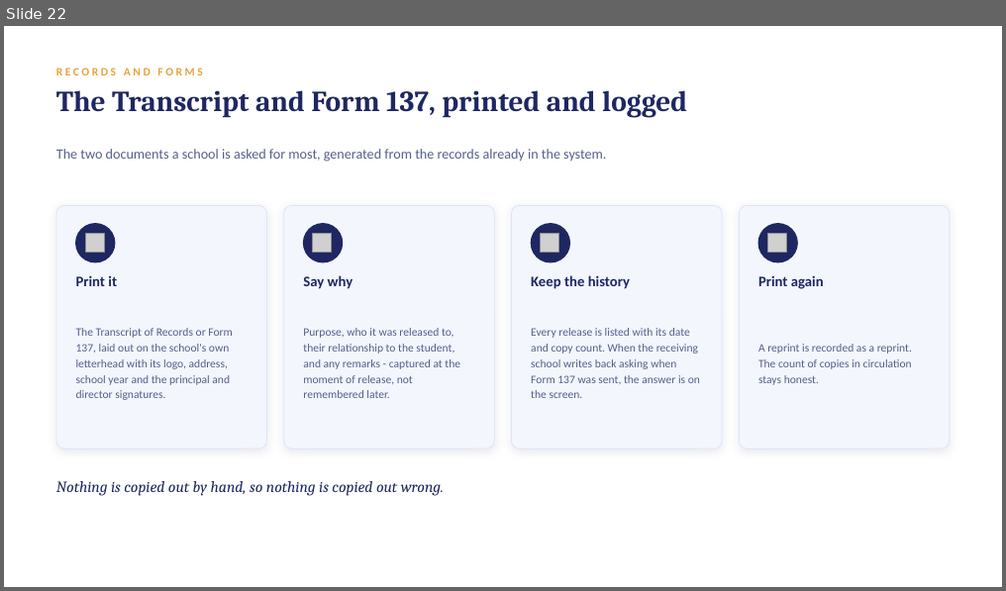
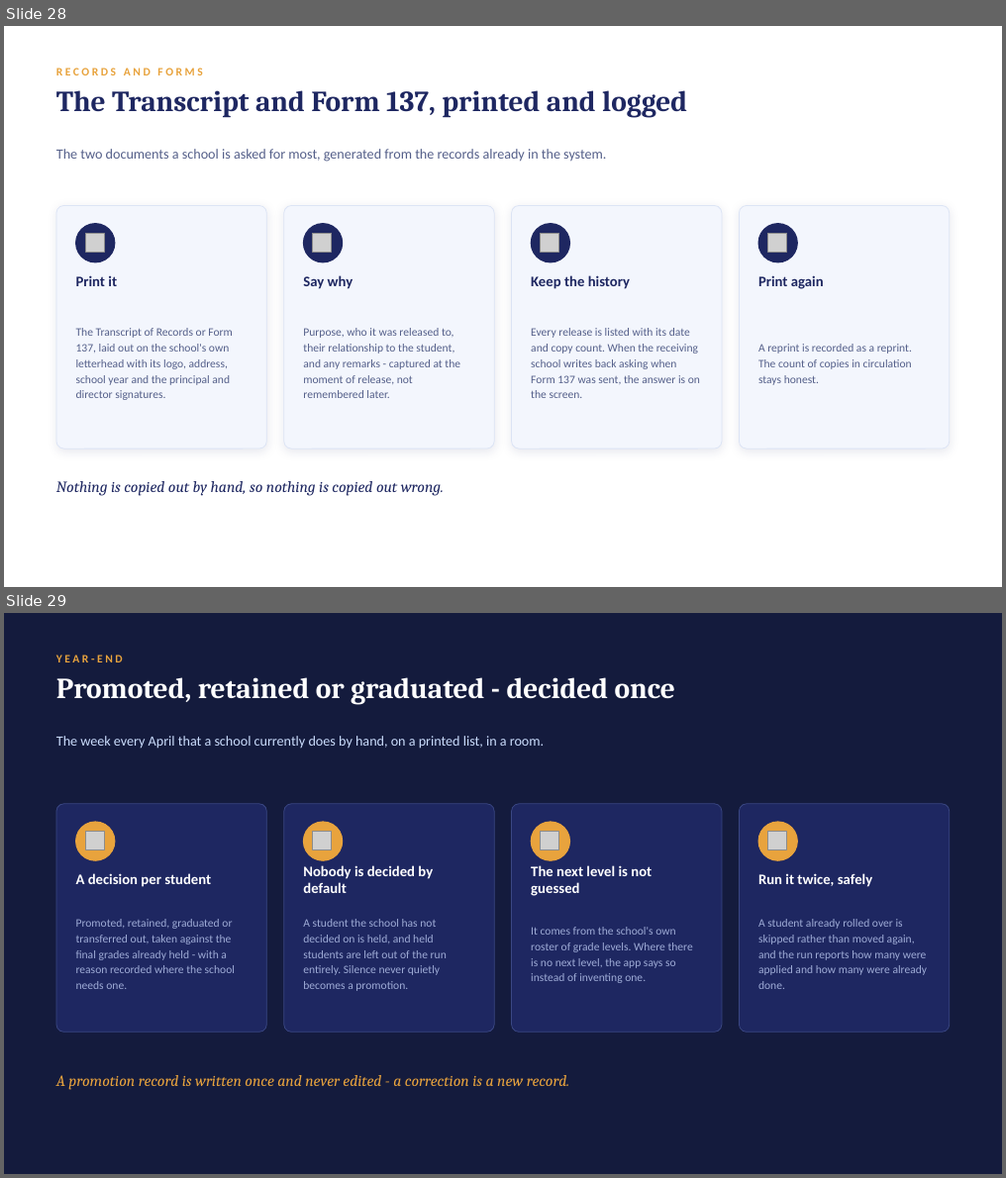
Before and after one commit to jcem0615-rgb/School-saas, a slide deck: marketing/LogicClass-Demo.pptx. Shown one above the other, each under a label of ours: slide 22 before the commit, slides 28 and 29 after it. The pictures are 1006x591 and 1006x1178 pixels, drawn with LibreOffice and Linux fonts; fonts in the diff are those of the drawing; grey boxes stand for pictures. Boxes give left, top, right and bottom in pixels: in the first picture for what was removed or moved away, otherwise in the second. Text is boxed around its words. In the diff, an @@ line names an element or a change of style, - is before the commit and + after.

```diff
--- a/marketing/LogicClass-Demo.pptx
+++ b/marketing/LogicClass-Demo.pptx
@@ slide 29 added at box(4, 613, 1002, 1174), background #141B3D @@
@@ text added at box(56, 655, 123, 663), 11 pt, text #E8A33D, bold @@
+YEAR-END
@@ text added at box(56, 677, 675, 705), 28 pt, text #FFFFFF, bold @@
+Promoted, retained or graduated - decided once
@@ text added at box(56, 736, 544, 749), 13.5 pt, text #CADCFC @@
+The week every April that a school currently does by hand, on a printed list, in a room.
@@ rounded rectangle added at box(56, 804, 266, 1032), fill #1E2761, outline #3A4783 0.75 pt @@
@@ rounded rectangle added at box(284, 804, 494, 1032), fill #1E2761, outline #3A4783 0.75 pt @@
@@ rounded rectangle added at box(512, 804, 722, 1032), fill #1E2761, outline #3A4783 0.75 pt @@
@@ rounded rectangle added at box(740, 804, 949, 1032), fill #1E2761, outline #3A4783 0.75 pt @@
@@ ellipse added at box(76, 822, 115, 861), fill #E8A33D, outline #E8A33D 1 pt @@
@@ picture added at box(85, 832, 104, 851) @@
@@ ellipse added at box(303, 822, 343, 861), fill #E8A33D, outline #E8A33D 1 pt @@
@@ picture added at box(313, 832, 331, 851) @@
@@ ellipse added at box(531, 822, 570, 861), fill #E8A33D, outline #E8A33D 1 pt @@
@@ picture added at box(541, 832, 559, 851) @@
@@ ellipse added at box(758, 822, 798, 861), fill #E8A33D, outline #E8A33D 1 pt @@
@@ picture added at box(768, 832, 787, 851) @@
@@ text added at box(76, 873, 211, 887), 14 pt, text #FFFFFF, bold @@
+A decision per student
@@ text added at box(303, 865, 433, 893), 14 pt, text #FFFFFF, bold @@
+Nobody is decided by default
@@ text added at box(531, 865, 651, 896), 14 pt, text #FFFFFF, bold @@
+The next level is not guessed
@@ text added at box(758, 873, 872, 887), 14 pt, text #FFFFFF, bold @@
+Run it twice, safely
@@ text added at box(76, 919, 235, 989), 11 pt, text #9EABD6 @@
+Promoted, retained, graduated or transferred out, taken against the final grades already held - with a reason recorded where the school needs one.
@@ text added at box(303, 919, 447, 991), 11 pt, text #9EABD6 @@
+A student the school has not decided on is held, and held students are left out of the run entirely. Silence never quietly becomes a promotion.
@@ text added at box(531, 927, 693, 983), 11 pt, text #9EABD6 @@
+It comes from the school's own roster of grade levels. Where there is no next level, the app says so instead of inventing one.
@@ text added at box(758, 919, 928, 989), 11 pt, text #9EABD6 @@
+A student already rolled over is skipped rather than moved again, and the run reports how many were applied and how many were already done.
@@ text added at box(56, 1075, 569, 1090), 15 pt, text #E8A33D, italic @@
+A promotion record is written once and never edited - a correction is a new record.
@@ what was slide 22 is now slide 28 @@
```
Also in this commit, not shown: 2 slides changed, 6 other slides added, 7 other files.
